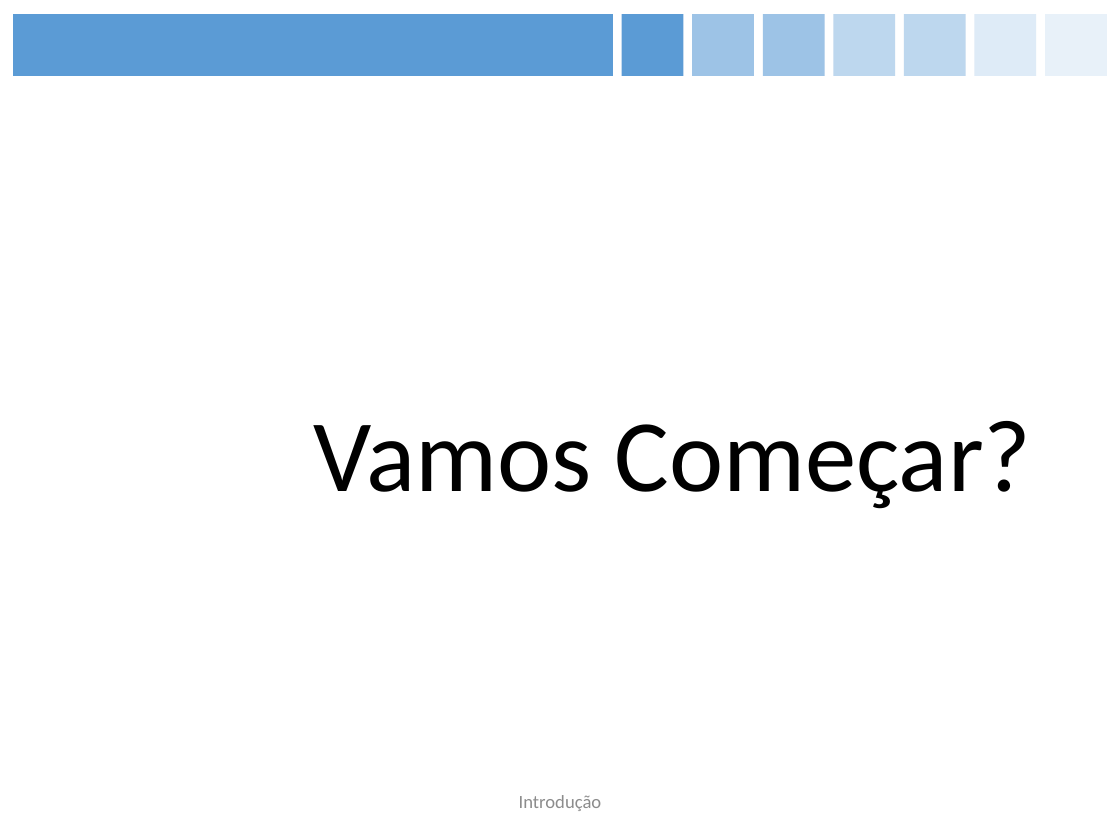
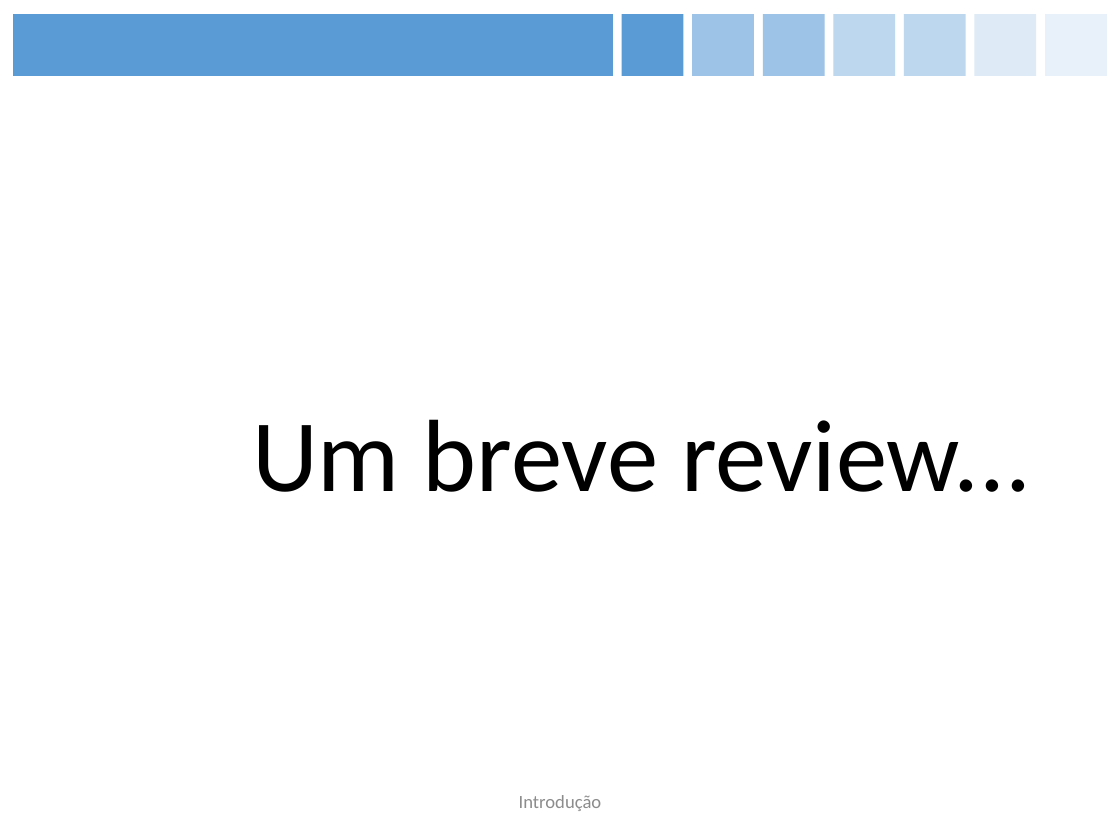
Before and after one commit to figueiredojrr/treinamentoJavaSeOcaAgosto, a slide deck: slide 5 of TreinamentoJavaSeOca/documentos/apresentação/OCA.pptx. Drawn at 1120x840 pixels with LibreOffice and Linux fonts; fonts in the diff are those of the drawing. Boxes give left, top, right and bottom in pixels: in the first picture for what was removed or moved away, otherwise in the second. Text is boxed around its words. In the diff, an @@ line names an element or a change of style, - is before the commit and + after.

```diff
--- a/TreinamentoJavaSeOca/documentos/apresentação/OCA.pptx
+++ b/TreinamentoJavaSeOca/documentos/apresentação/OCA.pptx
@@ text at (252, 419, 1031, 492): text changed @@
-Vamos Começar?
+Um breve review...
```
Also in this commit, not shown: 2 other slides changed, 1 slide added.
